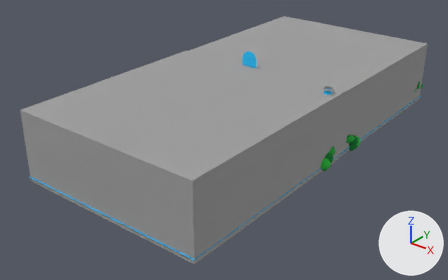
A saved change to the glTF model public/models/SceneRecuperation.gltf.
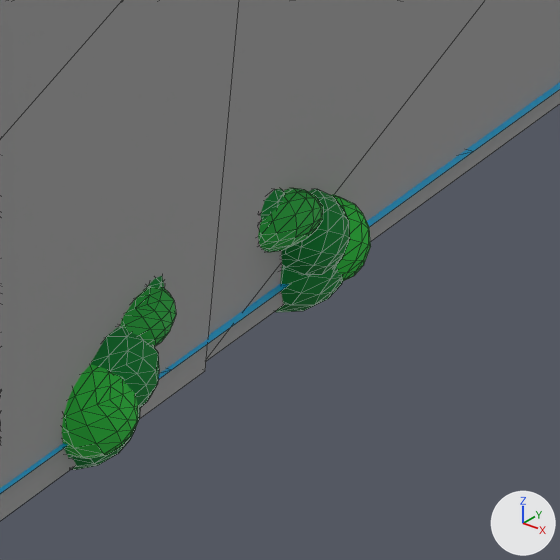
Each version is shown whole from a 50 mm camera at (17.1, -29.0, 13.5) aimed at (-0.7, -6.7, -0.2), then close up on the part from 70% to 86% of the width and 40% to 65% of the height. Lighting does not change. The marker at lower right points along +X, +Y and +Z. The first two pictures are the older version. The close-ups show mesh edges as thin lines. Where no turn or scale is listed for an object, it has been applied to the vertices. Vertices at exactly the same position are counted once.

In view in the first close-up: 'Sphère 1.001', 'Sphère.009', 'Sphère.1', 'Sphère.1 1', 'Sphère.4', 'Sphère.4 1', 'Sphère.6', 'Sphère.6 1', 'room1.002', 'room2.002', 'water' and 2 more.
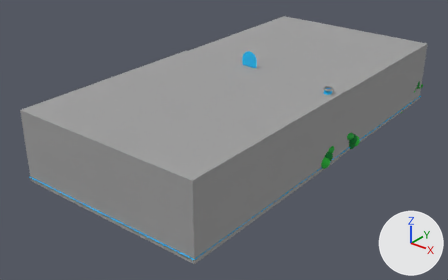
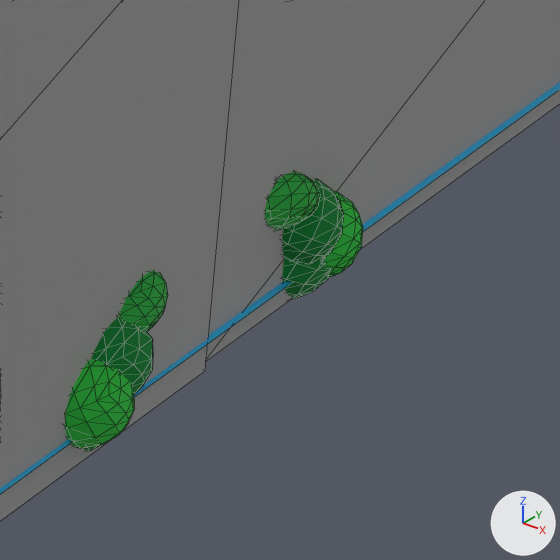
ob_buissons2 is not drawn itself; it is the parent of ob_sphère_3, ob_sphère_2, ob_sph_re_1, ob_sphère, ob_sphère_6, ob_sphère_4, ob_sphère_005, ob_sphère_007.

Where the newer file only moved an object's origin or applied its transform, the numbers keep the older frame.

Pixel boxes [x1, y1, x2, y2] of what changed, in the close-ups (560 x 560 px):
'Sphère.6 1', reshaped: before [62, 365, 138, 459]; after [65, 359, 134, 448]
'Sphère.4', moved, turned: before [281, 189, 350, 275]; after [282, 179, 344, 264]
'Sphère.1', moved, turned: before [258, 188, 323, 252]; after [265, 172, 320, 230]
'Sphère.4 1', reshaped: before [91, 326, 159, 410]; after [91, 317, 153, 394]
'Sphère.1 1', reshaped: before [120, 287, 176, 347]; after [119, 270, 168, 331]
'Sphère.009', moved, turned: before [275, 265, 343, 312]; after [282, 257, 330, 300]
'Sphère.6', moved, turned: before [331, 195, 371, 281]; after [325, 190, 363, 277]
'Sphère 1.001', reshaped (mostly hidden afterwards): before [72, 409, 140, 470]; after [84, 445, 100, 451]
'Sphère', moved, turned (mostly hidden afterwards): before [260, 189, 285, 220]; after [275, 178, 281, 184]
part 1 of me_water, cut back: [0, 86, 560, 494] in both

The change in detail:
me_water is used by ob_water; location (0.008, -5.29, -0.087).
me_water had 121 vertices, 200 faces and spanned x -4.9..4.9, y -10.1..10.1, z 0.0.
me_water now has 4 vertices, 2 faces and spans x -4.9..4.9, y -10.1..10.1, z 0.0.
Part 1, on me_water:
117 vertices are removed from x -4.9..4.9, y -10.1..10.1, z 0.0.
200 faces are deleted.
2 new faces join them.
me_sphère_1_1 is used by ob_sphère_1_1; location (4.802, -5.666, 0.374).
me_sphère_1_1 had 98 vertices, 192 faces and spanned x -0.273..0.273, y -0.311..0.311, z -0.222..0.222.
me_sphère_1_1 now has 98 vertices, 192 faces and spans x -0.337..0.228, y -0.322..0.278, z -0.108..0.336.
me_sphère_1_1 part 2: the whole mesh is multiplied about its middle by the matrix ((0.995, -0.066, 0.08), (0.075, 0.991, -0.113), (-0.072, 0.118, 0.99)), then moved by (-0.055, -0.022, 0.114).
me_sphère_6_1 is used by ob_sphère_6_1; location (4.867, -6.251, 0.037).
me_sphère_6_1 had 98 vertices, 192 faces and spanned x -0.299..0.299, y -0.3..0.3, z -0.301..0.301.
me_sphère_6_1 now has 98 vertices, 192 faces and spans x -0.346..0.258, y -0.276..0.328, z -0.26..0.347.
me_sphère_6_1 part 3: the whole mesh is multiplied about its middle by the matrix ((0.995, -0.066, 0.08), (0.075, 0.991, -0.113), (-0.072, 0.118, 0.99)), then moved by (-0.044, 0.026, 0.044).
me_sphère_4_1 is used by ob_sphère_4_1; location (4.788, -6.047, 0.137).
me_sphère_4_1 had 98 vertices, 192 faces and spanned x -0.359..0.359, y -0.331..0.331, z -0.325..0.325.
me_sphère_4_1 now has 98 vertices, 192 faces and spans x -0.41..0.313, y -0.327..0.341, z -0.255..0.399.
me_sphère_4_1 part 4: the whole mesh is multiplied about its middle by the matrix ((0.995, -0.066, 0.08), (0.075, 0.991, -0.113), (-0.072, 0.118, 0.99)), then moved by (-0.049, 0.007, 0.072).
me_sphère_1_001 is used by ob_sphère_1_001; location (4.689, -6.116, -0.036).
me_sphère_1_001 had 98 vertices, 192 faces and spanned x -0.404..0.404, y -0.405..0.405, z -0.406..0.406.
me_sphère_1_001 now has 98 vertices, 192 faces and spans x -0.465..0.351, y -0.388..0.428, z -0.337..0.482.
me_sphère_1_001 part 5: the whole mesh is multiplied about its middle by the matrix ((0.995, -0.066, 0.08), (0.075, 0.991, -0.113), (-0.072, 0.118, 0.99)), then moved by (-0.057, 0.02, 0.073).
Object 'buissons2' (ob_buissons2) moves from (2.481, 0.472, -0.308) to (2.433, 0.462, -0.241).
Object 'buissons2' (ob_buissons2) turns from (28, -16, -132) to (30, -24, -137) degrees about x, y and z.
